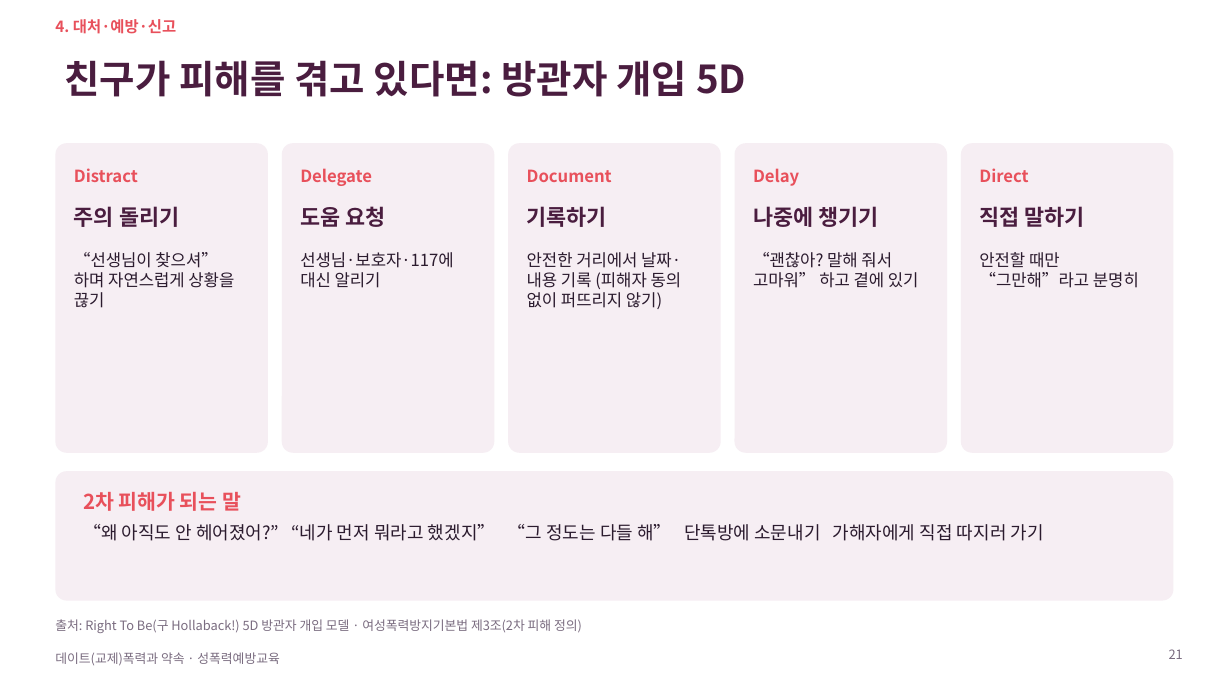
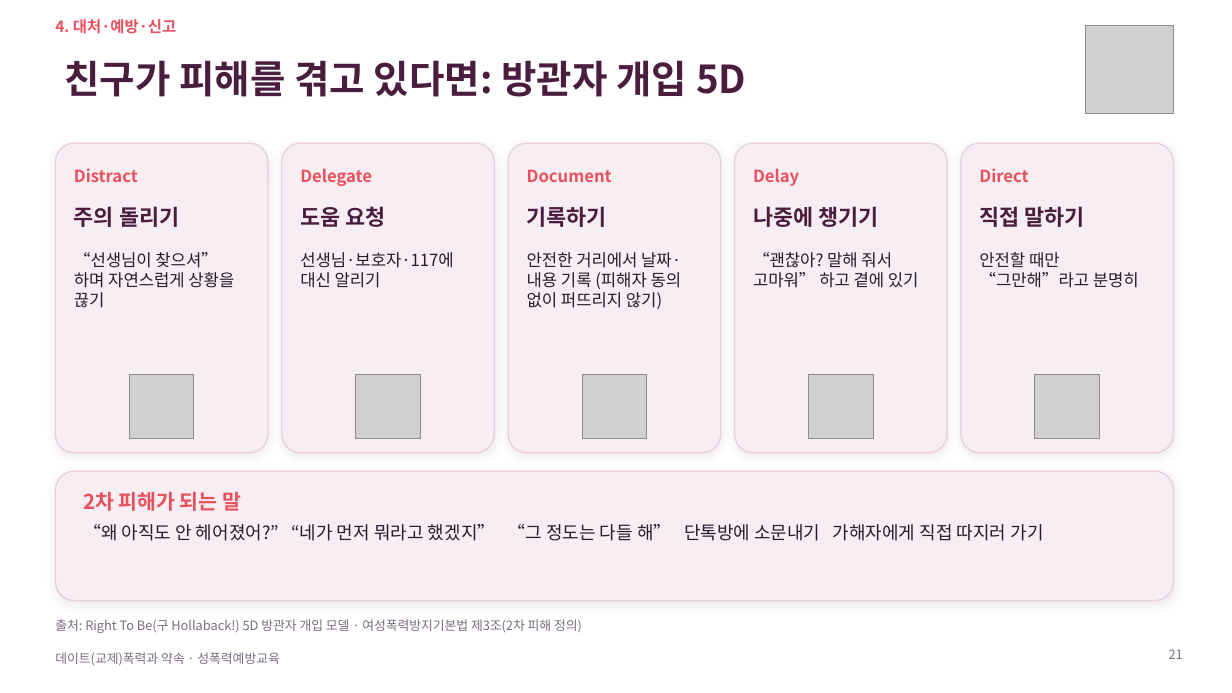
Before and after one commit to ash1234a/security-research-learning, a slide deck: slide 21 of 데이트폭력과_약속.pptx. Drawn at 1232x693 pixels with LibreOffice and Linux fonts; fonts in the diff are those of the drawing; grey boxes stand for pictures; background and template pictures are left out. Boxes give left, top, right and bottom in pixels: in the first picture for what was removed or moved away, otherwise in the second. Text is boxed around its words. In the diff, an @@ line names an element or a change of style, - is before the commit and + after.

```diff
--- a/데이트폭력과_약속.pptx
+++ b/데이트폭력과_약속.pptx
@@ picture added at box(1086, 26, 1174, 114) @@
@@ outline none to #E7CFDD 1 pt; shadow on; proportions changed in 6 elements at box(282, 143, 494, 453), box(508, 143, 721, 453), box(735, 143, 947, 453), box(961, 143, 1174, 453), box(55, 471, 1174, 601), box(55, 143, 268, 453) @@
@@ picture added at box(129, 374, 194, 439) @@
@@ picture added at box(356, 374, 421, 439) @@
@@ picture added at box(582, 374, 647, 439) @@
@@ picture added at box(809, 374, 873, 439) @@
@@ picture added at box(1035, 374, 1100, 439) @@
```
Also in this commit, not shown: 29 other slides changed.
